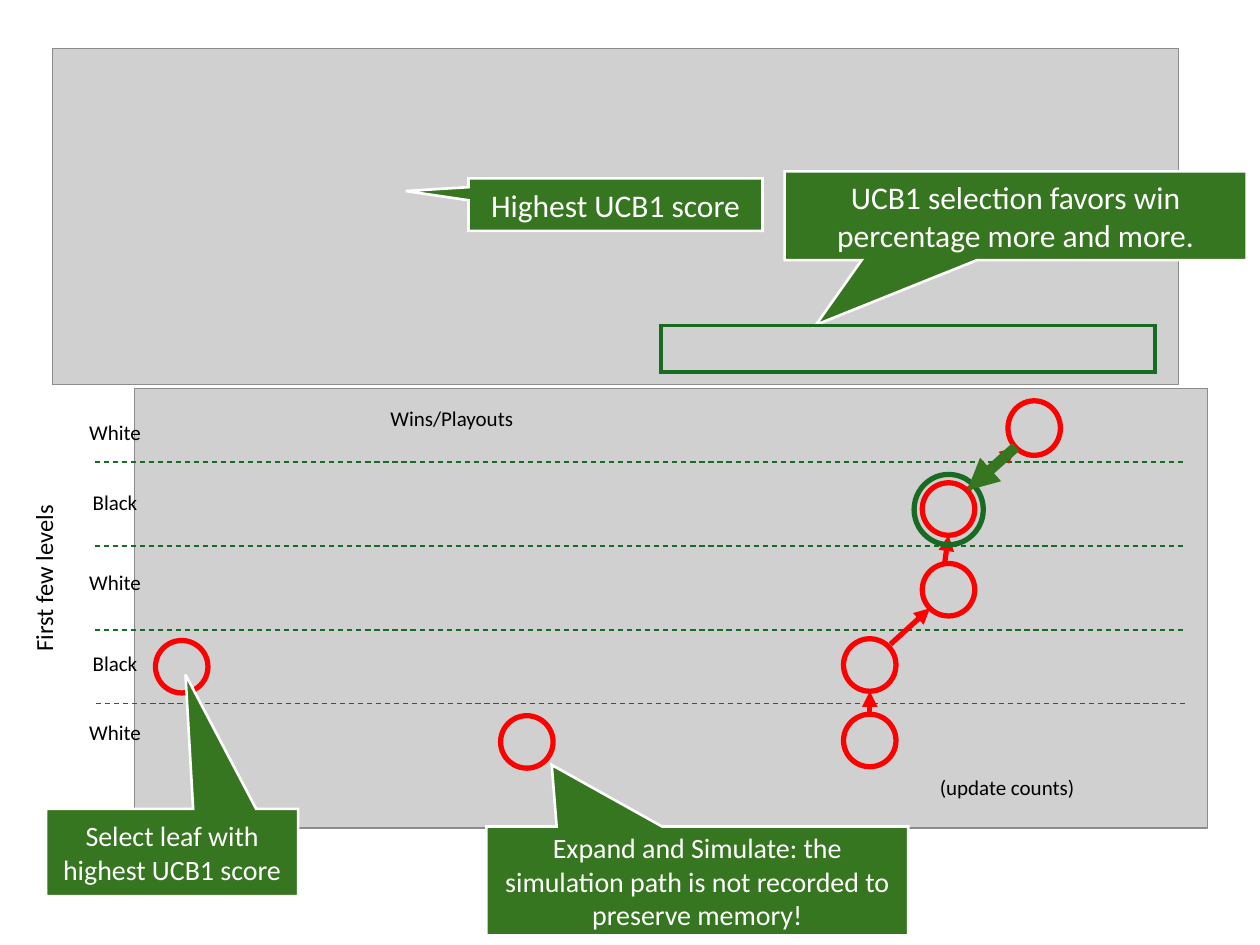
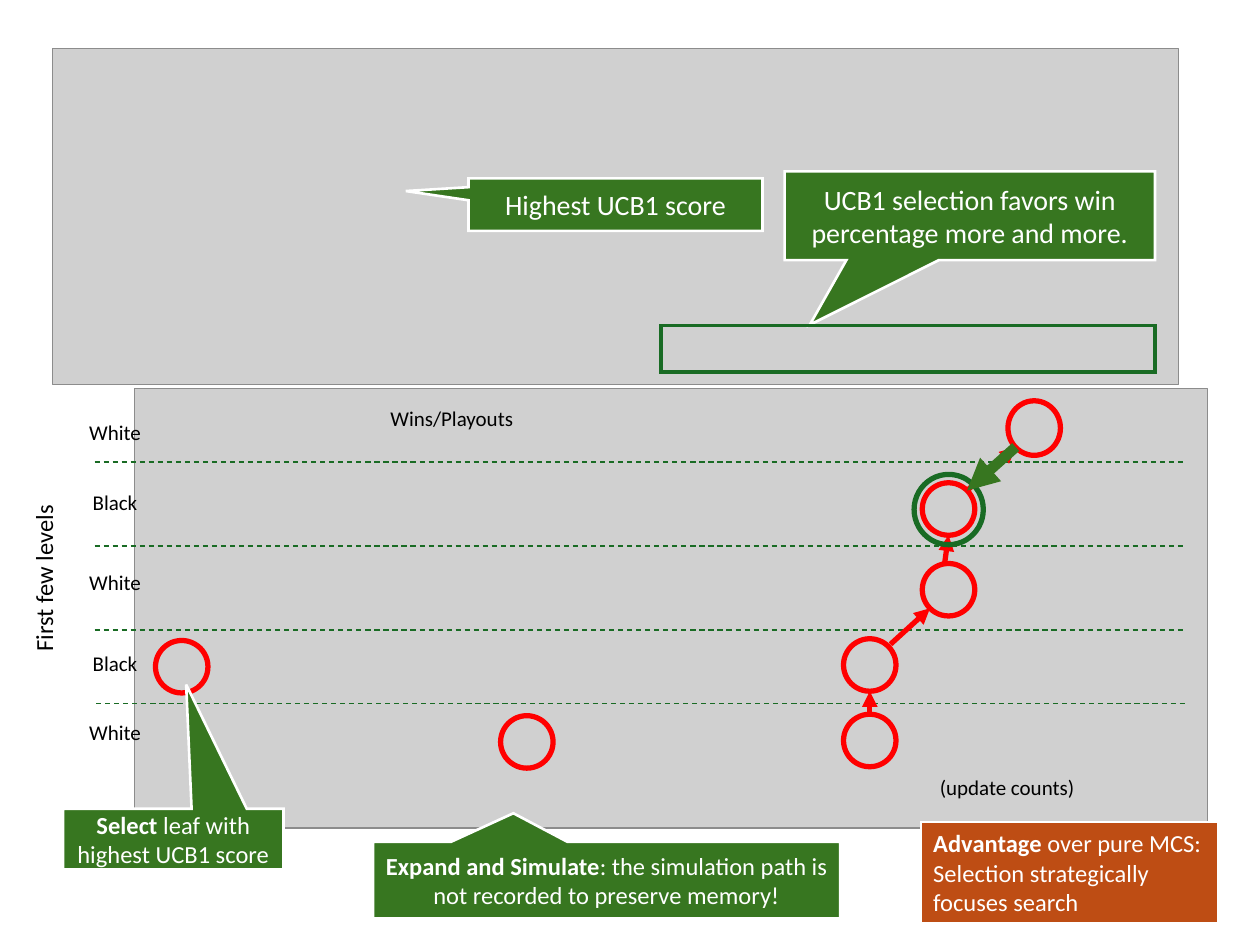
Before and after one commit to mhahsler/CS7320-AI, a slide deck: slide 43 of slides/05_games.pptx (slide 42 before the commit). Drawn at 1260x945 pixels with LibreOffice and Linux fonts; fonts in the diff are those of the drawing; grey boxes stand for pictures. Boxes give left, top, right and bottom in pixels: in the first picture for what was removed or moved away, otherwise in the second. Text is boxed around its words. In the diff, an @@ line names an element or a change of style, - is before the commit and + after.

```diff
--- a/slides/05_games.pptx
+++ b/slides/05_games.pptx
@@ speech box "Highest UCB1 score" at <box>469,179,762,232</box>: size 18 to 16 pt @@
@@ speech box "UCB1 selection favors win percentage ..." at <box>785,171,1155,260</box>: size 18 to 16 pt @@
@@ speech box "UCB1 selection favors win percentage ...": place and size @@
-speech box "UCB1 selection favors win percentage ..." at <box>785,171,1247,260</box>
+speech box "UCB1 selection favors win percentage ..." at <box>785,171,1155,260</box>
@@ speech box "Select leaf with highest UCB1 ...": place and size @@
-speech box "Select leaf with highest UCB1 ..." at <box>47,809,299,896</box>
+speech box "Select leaf with highest UCB1 ..." at <box>63,809,284,869</box>
@@ speech box "Select leaf with highest UCB1 ..." at <box>63,809,284,869</box>: size 16 to 14 pt; bold on in "Select"; proportions changed @@
@@ rectangle added at <box>921,822,1218,924</box>, fill #BE4D14, outline #FFFFFF 1.5 pt, 14 pt, text #FFFFFF @@
+Advantage over pure MCS: Selection strategically focuses search
@@ speech box "Expand and Simulate: the simulation ...": place and size @@
-speech box "Expand and Simulate: the simulation ..." at <box>486,827,908,935</box>
+speech box "Expand and Simulate: the simulation ..." at <box>373,842,840,919</box>
@@ speech box "Expand and Simulate: the simulation ..." at <box>373,842,840,919</box>: size 16 to 14 pt; bold on in "Expand and Simulate:"; proportions changed @@
```
Also in this commit, not shown: 3 other slides changed, 1 slide added, 1 slide removed, 1 other file.
